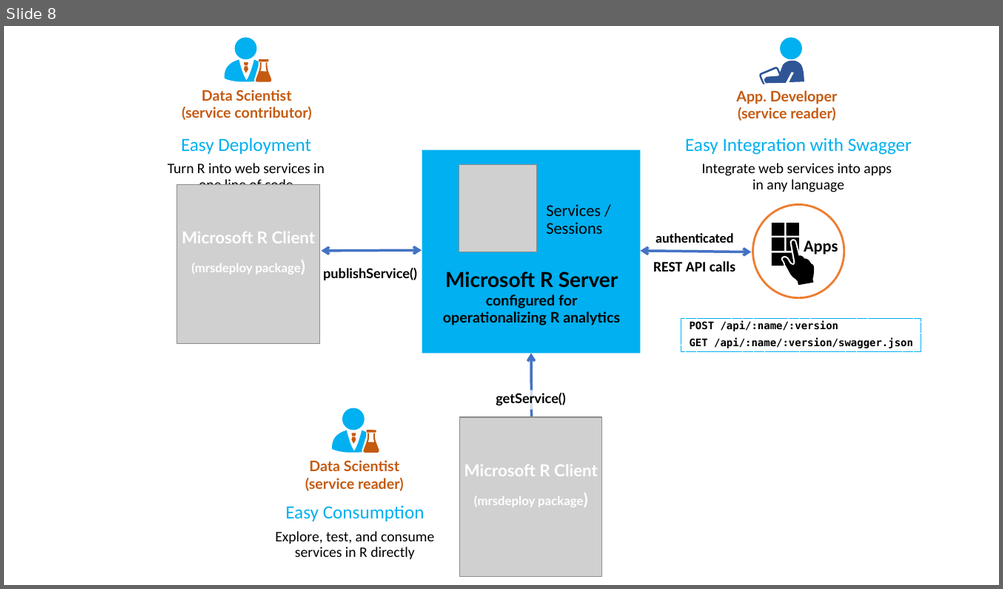
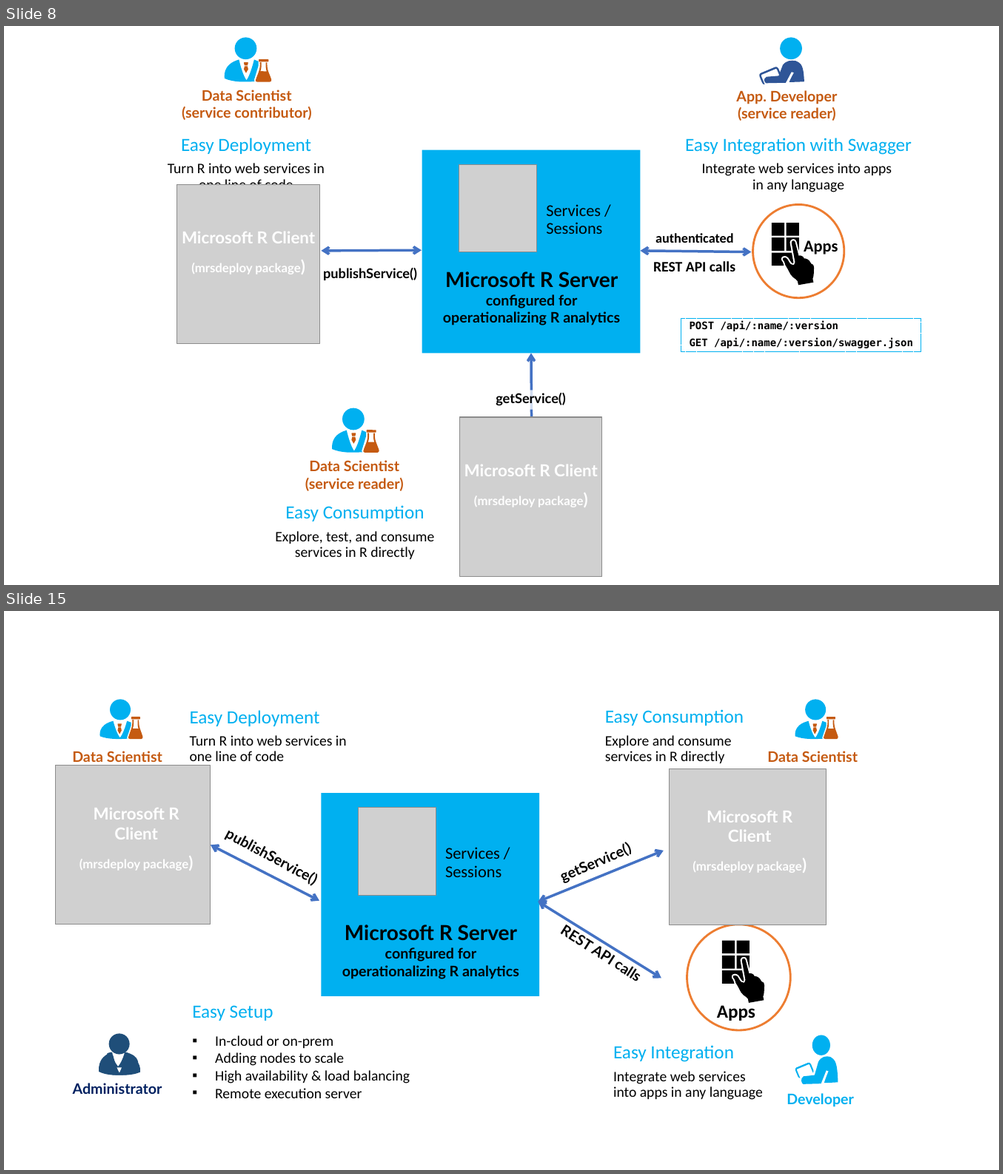
Before and after one commit to MicrosoftDocs/machine-learning-server-docs, a slide deck: microsoft-r/media/o16n/about-o16n.pptx. Shown one above the other, each under a label of ours: slide 8 before the commit, slides 8 and 15 after it; the slides between them are not shown. The pictures are 1003x589 and 1003x1174 pixels, drawn with LibreOffice and Linux fonts; fonts in the diff are those of the drawing; grey boxes stand for pictures. Boxes give left, top, right and bottom in pixels: in the first picture for what was removed or moved away, otherwise in the second. Text is boxed around its words. In the diff, an @@ line names an element or a change of style, - is before the commit and + after.

Commit message:
O16N: split out the config guides

```diff
--- a/microsoft-r/media/o16n/about-o16n.pptx
+++ b/microsoft-r/media/o16n/about-o16n.pptx
@@ slide 15 added at [4, 611, 999, 1170], background #FFFFFF @@
@@ group added at [72, 699, 162, 766]: 4 freeform shapes, 1 text, 1 ellipse, 1 rounded rectangle @@
+Data Scientist
@@ text added at [190, 710, 347, 766], 14 pt, text #000000 @@
+Easy Deployment
+Turn R into web services in one line of code
@@ text added at [605, 709, 743, 763], 14 pt, text #000000 @@
+Easy Consumption
+Explore and consume services in R directly
@@ group added at [767, 699, 857, 762]: 4 freeform shapes, 1 text, 1 ellipse, 1 rounded rectangle @@
+Data Scientist
@@ picture added at [56, 766, 210, 925] @@
@@ picture added at [669, 769, 825, 925] @@
@@ text added at [79, 808, 188, 871], 16 pt, text #FFFFFF, bold @@
+Microsoft R Client
+(mrsdeploy package)
@@ text added at [215, 823, 325, 899], 14 pt, text #000000, bold @@
+publishService()
@@ text added at [692, 811, 802, 873], 16 pt, text #FFFFFF, bold @@
+Microsoft R Client
+(mrsdeploy package)
@@ double arrow added from (210, 846) to (319, 901), #4472C4 2.5 pt @@
@@ group added at [321, 793, 540, 997]: 2 texts, 1 rectangle, 1 picture @@
+Microsoft R Server
+configured for
+operationalizing R analytics
+Services / Sessions
@@ double arrow added from (538, 902) to (663, 851), #4472C4 2.5 pt @@
@@ text added at [546, 834, 649, 900], 14 pt, text #000000, bold @@
+getService()
@@ double arrow added from (538, 902) to (661, 979), #4472C4 2.5 pt @@
@@ text added at [549, 920, 648, 997], 14 pt, text #000000, bold @@
+REST API calls
@@ ellipse added at [687, 924, 791, 1031], fill #FFFFFF, outline #ED7D31 2 pt @@
@@ freeform shape added at [722, 941, 764, 1002], fill #000000 @@
@@ text added at [192, 1005, 410, 1099], 14 pt, text #000000 @@
+Easy Setup
+▪ In-cloud or on-prem
+▪ Adding nodes to scale
+▪ High availability & load balancing
+▪ Remote execution server
@@ text added at [717, 1005, 755, 1021], 18 pt, text #000000, bold @@
+Apps
@@ text added at [613, 1045, 762, 1100], 14 pt, text #000000 @@
+Easy Integration
+Integrate web services into apps in any language
@@ group added at [73, 1034, 162, 1094]: 4 freeform shapes, 1 text, 1 ellipse @@
+Administrator
@@ group added at [786, 1036, 854, 1108]: 2 freeform shapes, 1 text, 1 ellipse @@
+Developer
```
Also in this commit, not shown: 21 other slides added, 8 other files.
